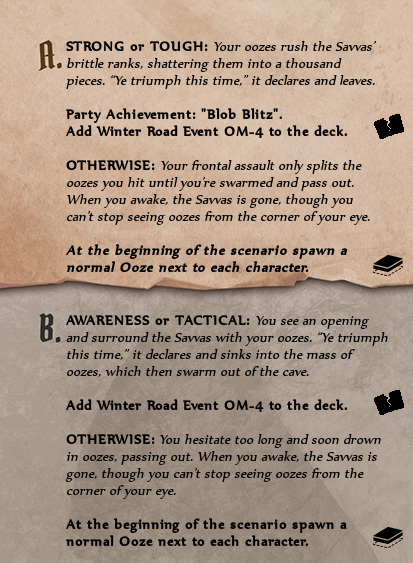
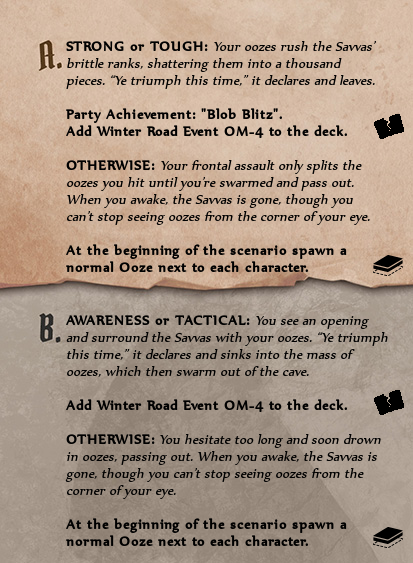
Comparing the layer stacks of the two w=413, h=563 images. Changes:
painted on "STRONG or TOUGH: Your oozes ru..." over [66, 244, 347, 272]
